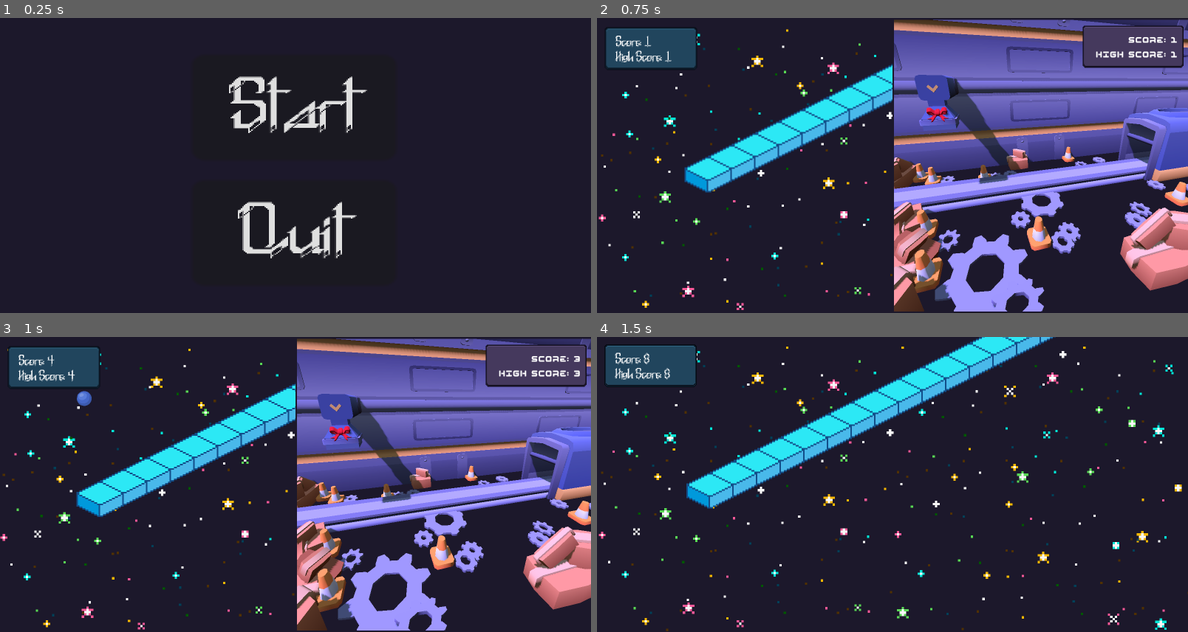
Above: before the commit, frames 1-4 (two rows, left to right).
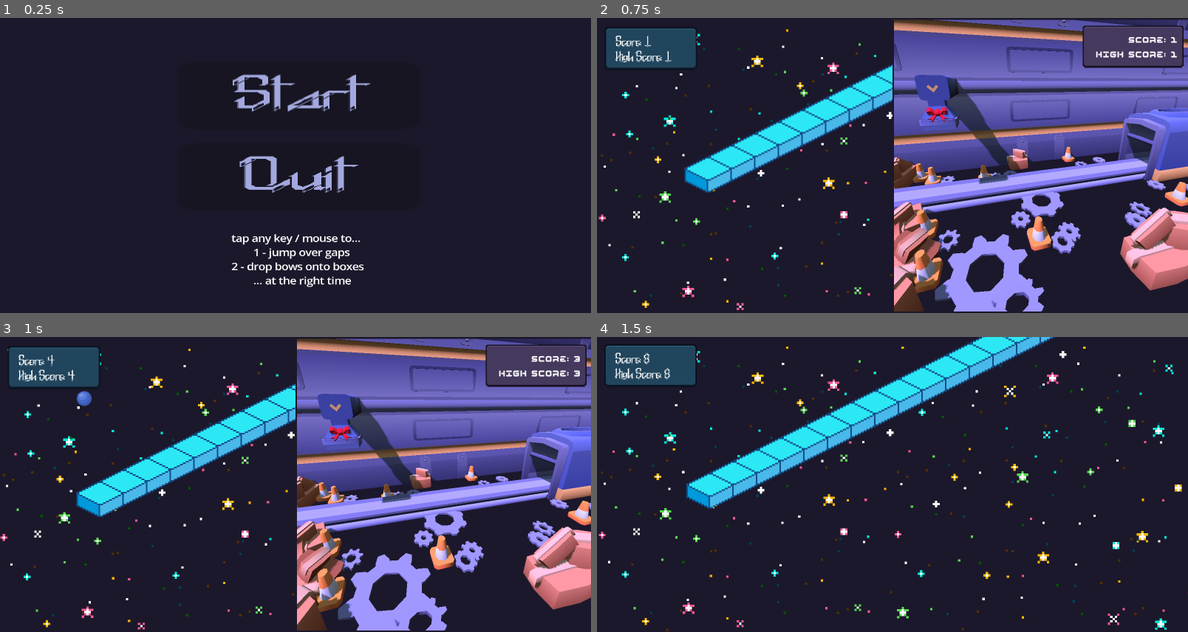
Above: after the commit, the same moments.

Repository: ofknee/tap-tap-tap
Game: Godot game, scene res://scenes/important/start_screen.tscn
Two runs of this game, one before a commit and one after it. Both use one fixed random seed, a clock stepped at 60 frames per second and the inputs below.
Inputs:
- Up to frame 1 (0.25 s): no input
- Up to frame 2 (0.75 s): click "Start" at 0.5 s
- Up to frame 3 (1 s): no input
- Up to frame 4 (1.5 s): tap Enter at 1.25 s; hold Right (RIGHT) from 1.28 s (still down); tap Shift (SWITCH) at 1.35 s

The runs differ from the first frame. In frame 1, 4.9% of the frame differs, in the area x 38-63%, y 19-92%; in frame 2, nothing differs; in frame 3, nothing differs; in frame 4, nothing differs.

Commit message:
ui / instructions

Diff:
--- a/scenes/important/start_screen.tscn
+++ b/scenes/important/start_screen.tscn
@@ -5,34 +5,63 @@
 [ext_resource type="Script" uid="uid://c3a0cqaei42j5" path="res://scenes/important/quit_button.gd" id="3_rwsj1"]
 
 [node name="start_screen" type="Control" unique_id=759974377]
+custom_minimum_size = Vector2(1600, 800)
+custom_maximum_size = Vector2(1600, 800)
 layout_mode = 3
-anchors_preset = 0
-offset_right = 40.0
-offset_bottom = 40.0
+anchors_preset = 15
+anchor_right = 1.0
+anchor_bottom = 1.0
+grow_horizontal = 2
+grow_vertical = 2
 scale = Vector2(40.000004, 20)
+size_flags_horizontal = 3
+size_flags_vertical = 3
 
-[node name="startButton" type="Button" parent="." unique_id=2611735]
+[node name="RichTextLabel" type="RichTextLabel" parent="." unique_id=1213905513]
 layout_mode = 0
-offset_left = 13.424999
-offset_top = 4.9499993
-offset_right = 59.425
-offset_bottom = 35.95
-scale = Vector2(0.3004129, 0.4611266)
+offset_left = 8.900001
+offset_top = 29.05
+offset_right = 70.9
+offset_bottom = 41.05
+scale = Vector2(0.37, 0.639)
+theme_override_font_sizes/normal_font_size = 2
+text = "tap any key / mouse to...
+1 - jump over gaps
+2 - drop bows onto boxes
+... at the right time"
+fit_content = true
+horizontal_alignment = 1
+vertical_alignment = 1
+
+[node name="VBoxContainer" type="VBoxContainer" parent="." unique_id=1559315921]
+layout_mode = 1
+offset_left = 11.749999
+offset_top = 4.8
+offset_right = 73.75001
+offset_bottom = 50.8
+scale = Vector2(0.48, 0.48)
+alignment = 1
+
+[node name="startButton" type="Button" parent="VBoxContainer" unique_id=2611735]
+self_modulate = Color(0.73, 0.75249994, 1, 1)
+custom_maximum_size = Vector2(34.25, -1)
+layout_mode = 2
+theme_override_colors/font_outline_color = Color(0.45, 0.45, 0.45, 1)
 theme_override_fonts/font = ExtResource("1_0gajb")
+theme_override_font_sizes/font_size = 10
 text = "Start"
 script = ExtResource("2_vs7yi")
 
-[node name="quitButton" type="Button" parent="." unique_id=771547624]
-layout_mode = 0
-offset_left = 13.174999
-offset_top = 21.65
-offset_right = 59.175
-offset_bottom = 52.65
-scale = Vector2(0.3004129, 0.4611266)
+[node name="quitButton" type="Button" parent="VBoxContainer" unique_id=771547624]
+self_modulate = Color(0.73, 0.75249994, 1, 1)
+custom_maximum_size = Vector2(34.25, -1)
+layout_mode = 2
+theme_override_colors/font_outline_color = Color(0.45, 0.45, 0.45, 1)
 theme_override_fonts/font = ExtResource("1_0gajb")
+theme_override_font_sizes/font_size = 10
 text = "Quit"
 script = ExtResource("3_rwsj1")
 
-[connection signal="pressed" from="startButton" to="startButton" method="_on_pressed"]
-[connection signal="pressed" from="quitButton" to="startButton" method="_on_quit_button_pressed"]
-[connection signal="pressed" from="quitButton" to="quitButton" method="_on_pressed"]
+[connection signal="pressed" from="VBoxContainer/startButton" to="VBoxContainer/startButton" method="_on_pressed"]
+[connection signal="pressed" from="VBoxContainer/quitButton" to="VBoxContainer/startButton" method="_on_quit_button_pressed"]
+[connection signal="pressed" from="VBoxContainer/quitButton" to="VBoxContainer/quitButton" method="_on_pressed"]
